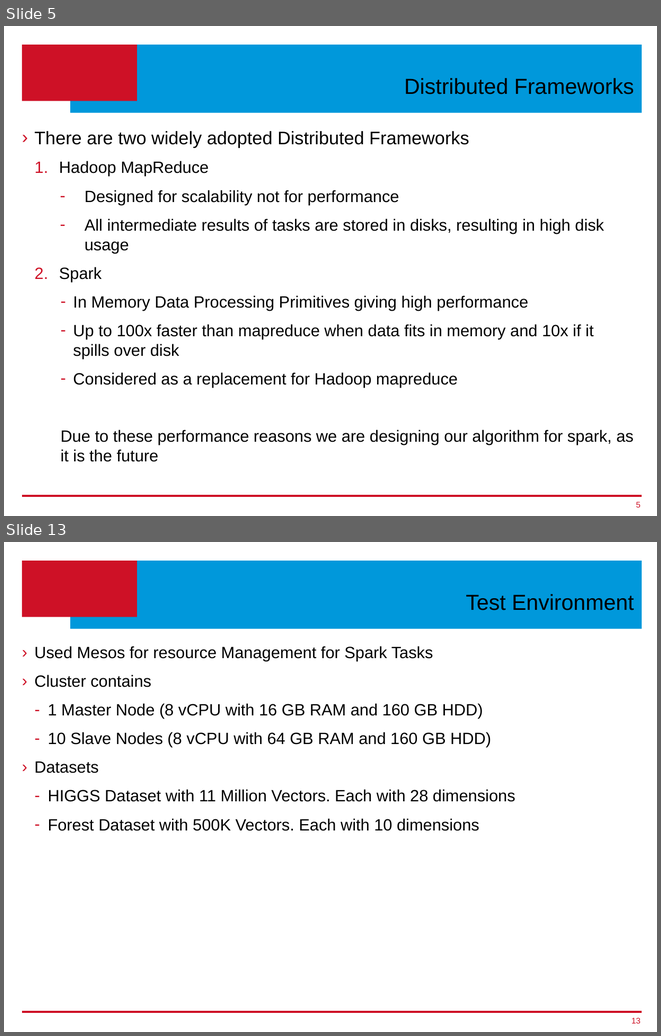
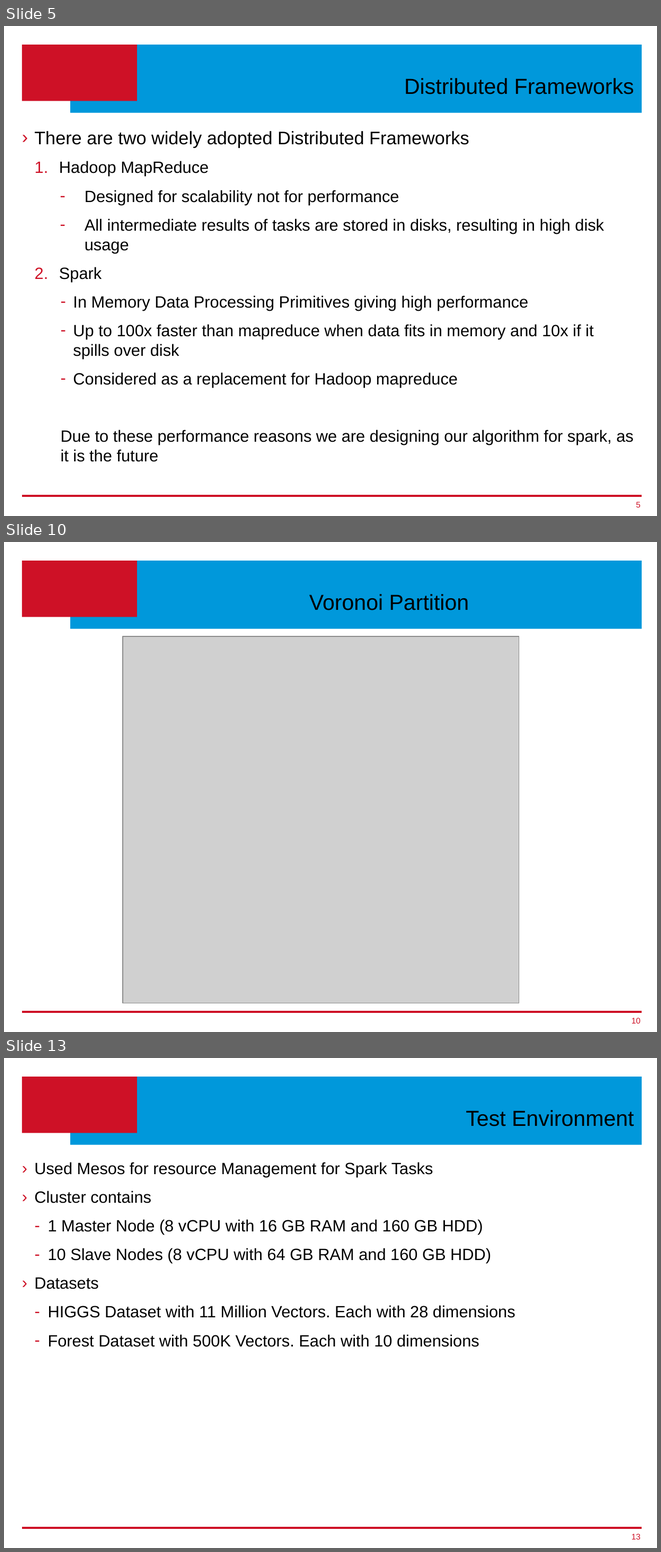
Before and after one commit to ageekymonk/syduni_ms_report, a slide deck: Thesis-Presentation_v1.pptx. Shown one above the other, each under a label of ours: slides 5 and 13 before the commit, slides 5, 10 and 13 after it; the slides between them are not shown. The pictures are 661x1036 and 661x1552 pixels, drawn with LibreOffice and Linux fonts; fonts in the diff are those of the drawing; grey boxes stand for pictures; background and template pictures are left out. Boxes give left, top, right and bottom in pixels: in the first picture for what was removed or moved away, otherwise in the second. Text is boxed around its words. In the diff, an @@ line names an element or a change of style, - is before the commit and + after.

```diff
--- a/Thesis-Presentation_v1.pptx
+++ b/Thesis-Presentation_v1.pptx
@@ slide 10 added at (4, 542, 657, 1032), background #FFFFFF; not listed: 3 template elements that a slide beside it also shows @@
@@ title added at (309, 594, 469, 610), 24 pt, text #000000 @@
+Voronoi Partition
@@ picture added at (123, 636, 519, 1003) @@
@@ page number added at (632, 1017, 641, 1023), 9 pt, text #CE1126 @@
+10
```
Also in this commit, not shown: 8 slides changed, 4 other slides added, 3 slides removed, 2 other files.
